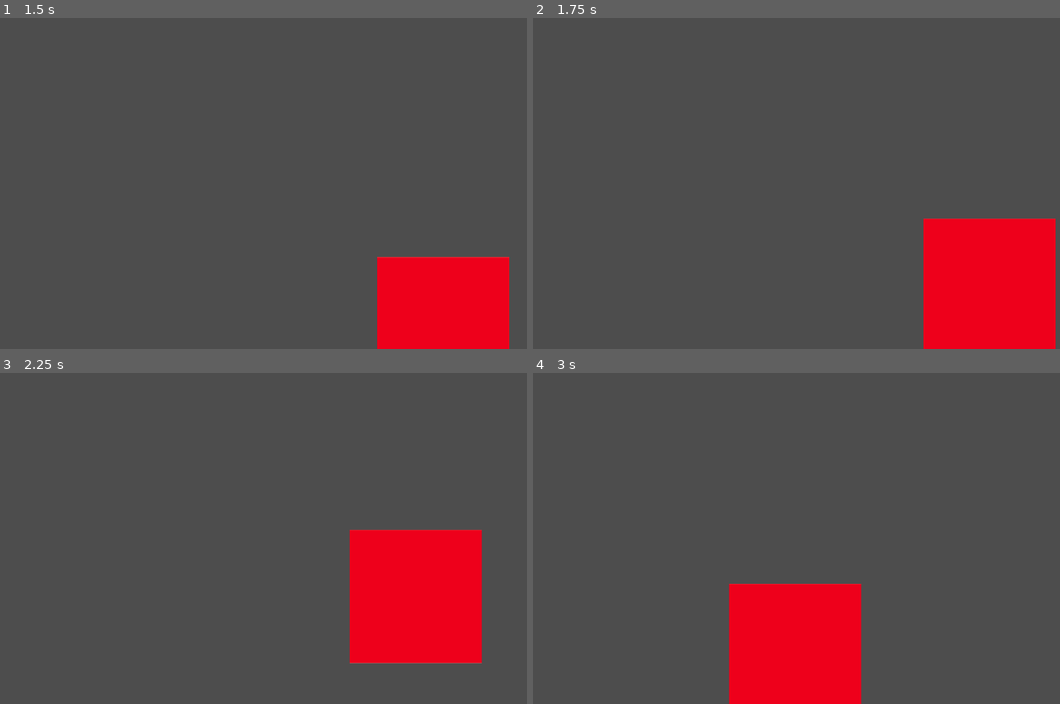
Above: before the commit, frames 1-4 (two rows, left to right).
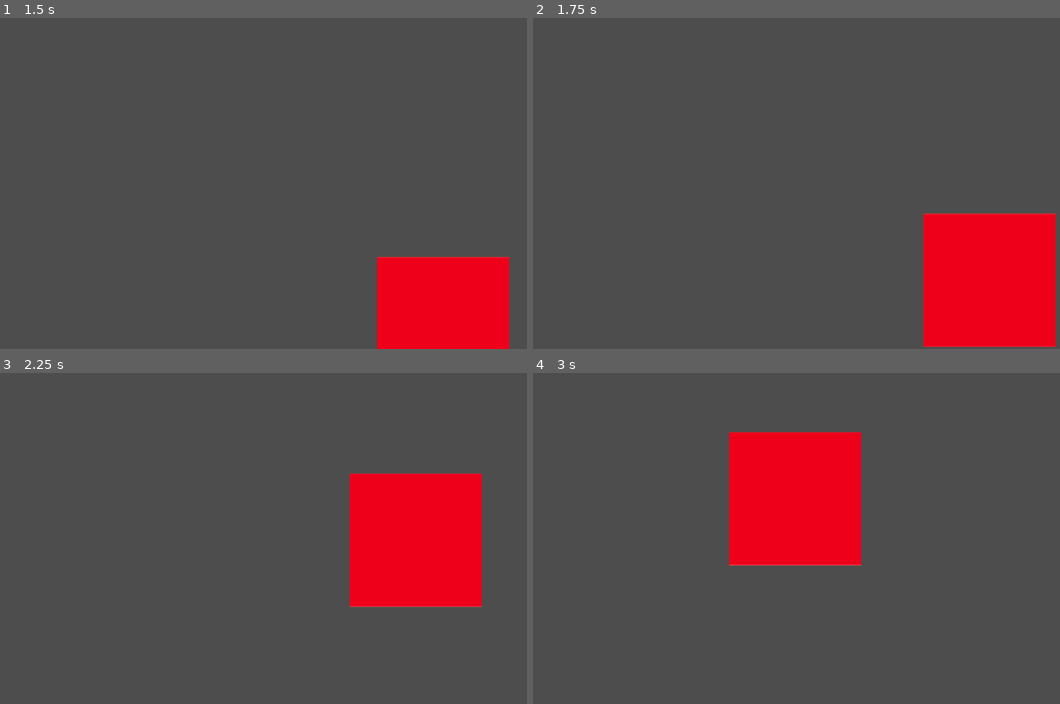
Above: after the commit, the same moments.

Repository: Iniang45/jam
Game: Godot game, scene res://player.tscn
Same seed, same stepped clock (60 frames per second), same inputs: the game is played once before the commit and once after it.
Inputs:
- Up to frame 1 (1.5 s): hold D (Right) from 0.53 s (still down); tap Space (Jump) at 0.77 s
- Up to frame 2 (1.75 s): keep holding D (Right); tap Space (Jump) at 1.52 s
- Up to frame 3 (2.25 s): release D (Right) at 2.03 s; hold A (Left) from 2.03 s (still down)
- Up to frame 4 (3 s): keep holding A (Left)

Frame 1 is identical in both runs. In frame 2, 0.6% of the frame differs, in the area x 74-100%, y 59-100%; in frame 3, 8.7%; in frame 4, 19%, in the area x 37-63%, y 17-100%.

Commit message:
échelle

Diff:
--- a/Scenes/Player/Scripts/player.gd
+++ b/Scenes/Player/Scripts/player.gd
@@ -9,6 +9,7 @@
 @export var fall_speed: float = 500.0  # Gravité vers le bas
 @export var max_fall_speed: float = 300.0  # Vitesse maximale de chute
 @export var jump_force: float = 400.0  # Force appliquée au saut
+@export var climb_speed: float = 200.0 # Vitesse d'escalade
 
 @export var barrier_min_x: float = 100.0  # Limite gauche de la barrière
 @export var barrier_max_x: float = 900.0  # Limite droite de la barrière
@@ -20,14 +21,16 @@
 var Last_direction: Vector2 = Vector2.ZERO
 var velocity: Vector2 = Vector2.ZERO
 
-# Variable pour savoir si le joueur est au sol
+# Variable pour savoir si le joueur est au sol ou contre un mur
 var is_on_ground: bool = false
+var is_on_wall: bool = false
 
 func _ready() -> void:
 	pass
 
 func _physics_process(delta: float) -> void:
 	check_if_on_ground()
+	check_if_on_wall()
 	apply_gravity(delta)
 	move(delta)
 	clamp_position()  # Appliquer les limites de la barrière
@@ -49,11 +52,13 @@
 	is_on_ground = false  # Le joueur quitte le sol
 
 func apply_gravity(delta: float) -> void:
-	if not is_on_ground:
+	if not is_on_ground and not is_on_wall:
 		# Appliquer la gravité en ajoutant à la vélocité verticale
 		velocity.y += fall_speed * delta
 		# Limiter la vitesse de chute
 		velocity.y = min(velocity.y, max_fall_speed)
+	elif is_on_wall and direction.y < 0: # Si on est en train d'escalader
+		velocity.y = -climb_speed
 
 func move(delta: float) -> void:
 	if direction == Vector2.ZERO:
@@ -63,6 +68,10 @@
 
 	# Mise à jour de la vélocité horizontale
 	velocity.x = Last_direction.x * speed
+
+	# Si le joueur est contre un mur et appuie sur la touche pour avancer : le fait grimper
+	if is_on_wall and direction.y > 0:
+		velocity.y = climb_speed # Grimpe si on appuie vers le haut
 
 	# Mise à jour de la position de l'Area2D
 	position += velocity * delta
@@ -75,6 +84,12 @@
 	else:
 		is_on_ground = false
 
+func check_if_on_wall() -> void:
+	# Vérifie si le joueur est contre un mur
+	is_on_wall = false
+	if position.x <= barrier_min_x or position.x >= barrier_max_x:
+		is_on_wall = true
+
 func clamp_position() -> void:
 	# Limiter la position du joueur avec clamp
 	position.x = clamp(position.x, barrier_min_x, barrier_max_x)
Binary file added: Iron_Pickaxe_JE3_BE2.webp
Not shown, added: Iron_Pickaxe_JE3_BE2.webp.import
